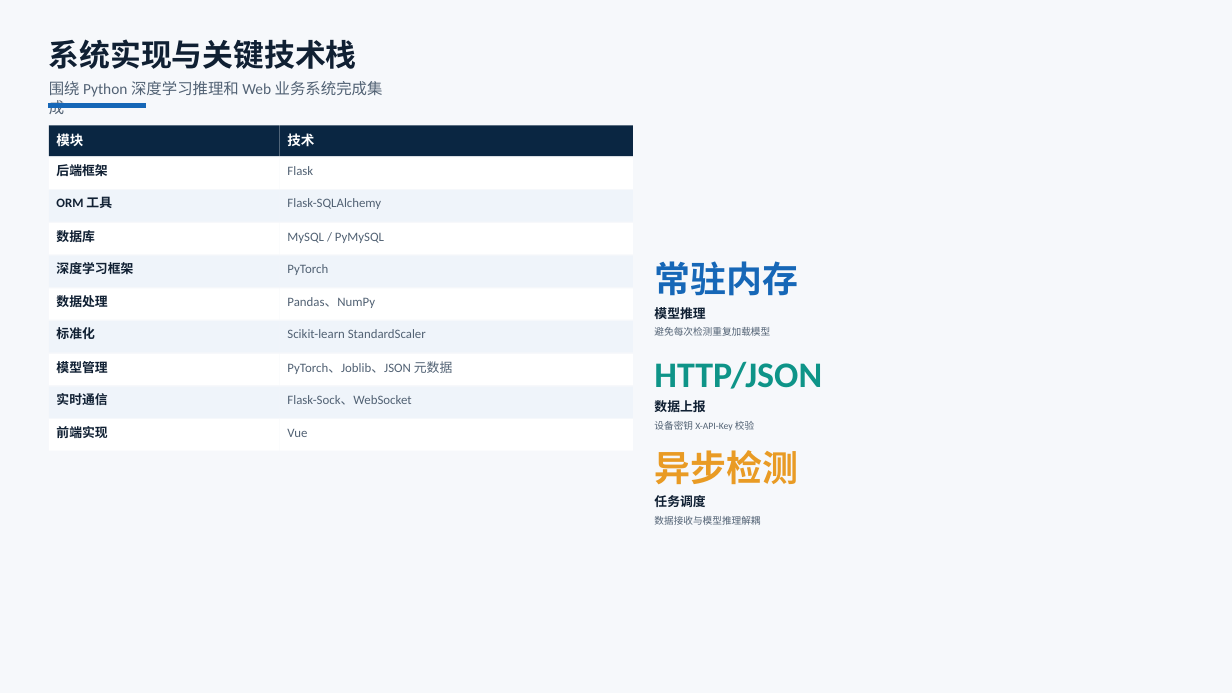
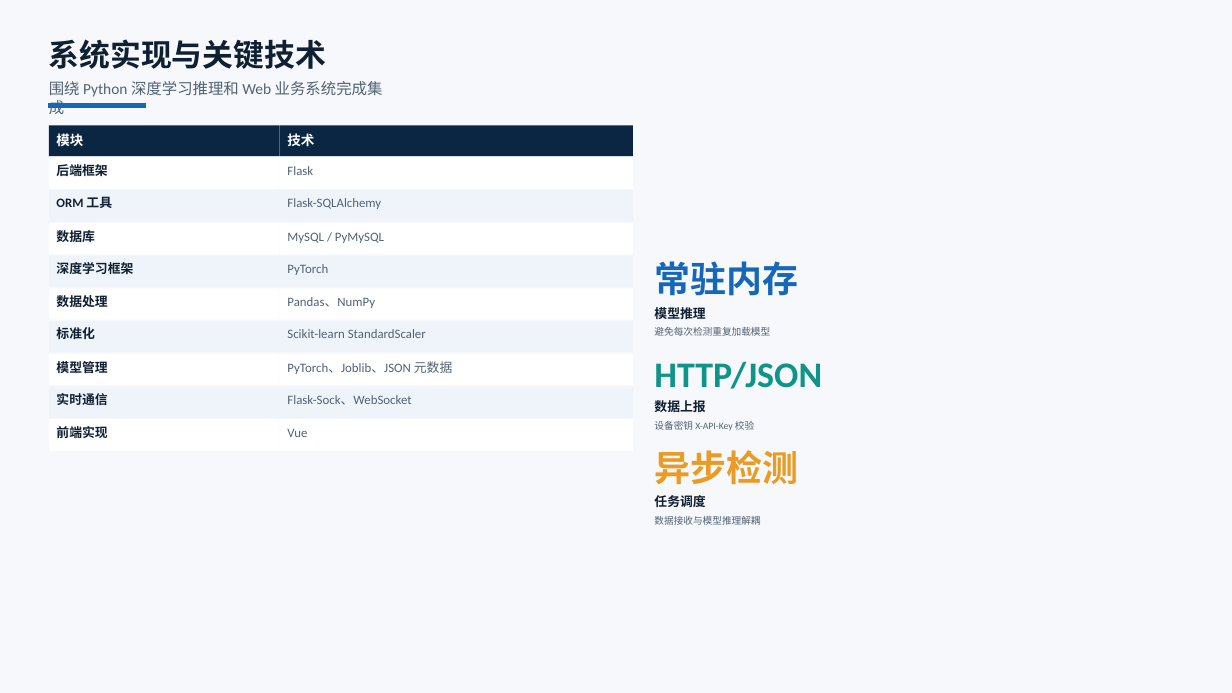
Before and after one commit to solisW/my_thesis_system, a slide deck: slide 11 of docs/2022005052-王晨阳-毕业答辩PPT codex版本.pptx. Drawn at 1232x693 pixels with LibreOffice and Linux fonts; fonts in the diff are those of the drawing. Boxes give left, top, right and bottom in pixels: in the first picture for what was removed or moved away, otherwise in the second. Text is boxed around its words. In the diff, an @@ line names an element or a change of style, - is before the commit and + after.

```diff
--- a/docs/2022005052-王晨阳-毕业答辩PPT codex版本.pptx
+++ b/docs/2022005052-王晨阳-毕业答辩PPT codex版本.pptx
@@ text at bbox=[49, 39, 326, 69]: text changed @@
-系统实现与关键技术栈
+系统实现与关键技术
```
Also in this commit, not shown: 17 other slides changed, 50 other files.
